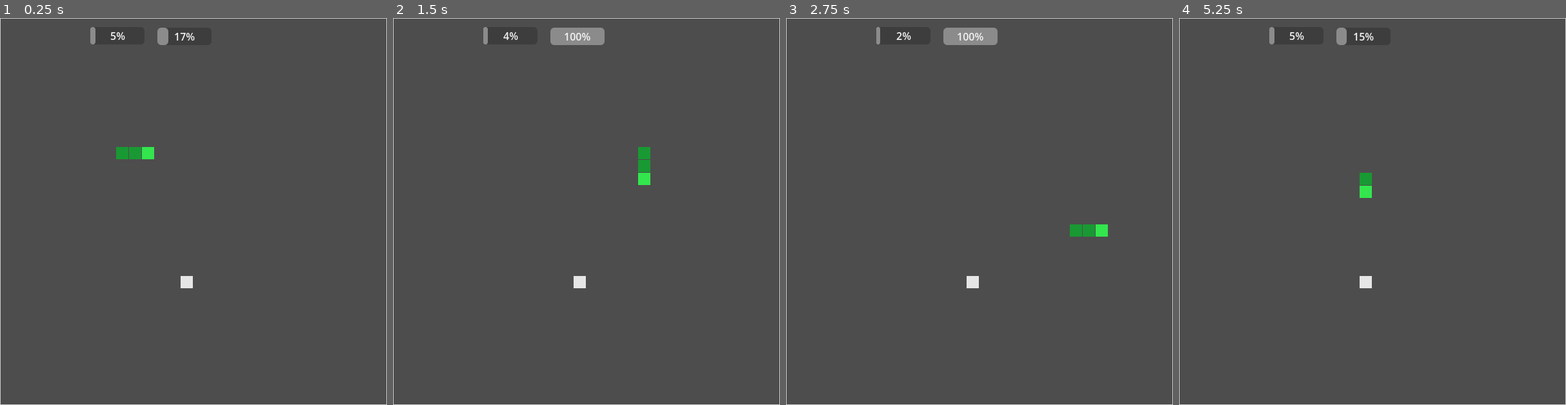
Above: before the commit, frames 1-4 (left to right).
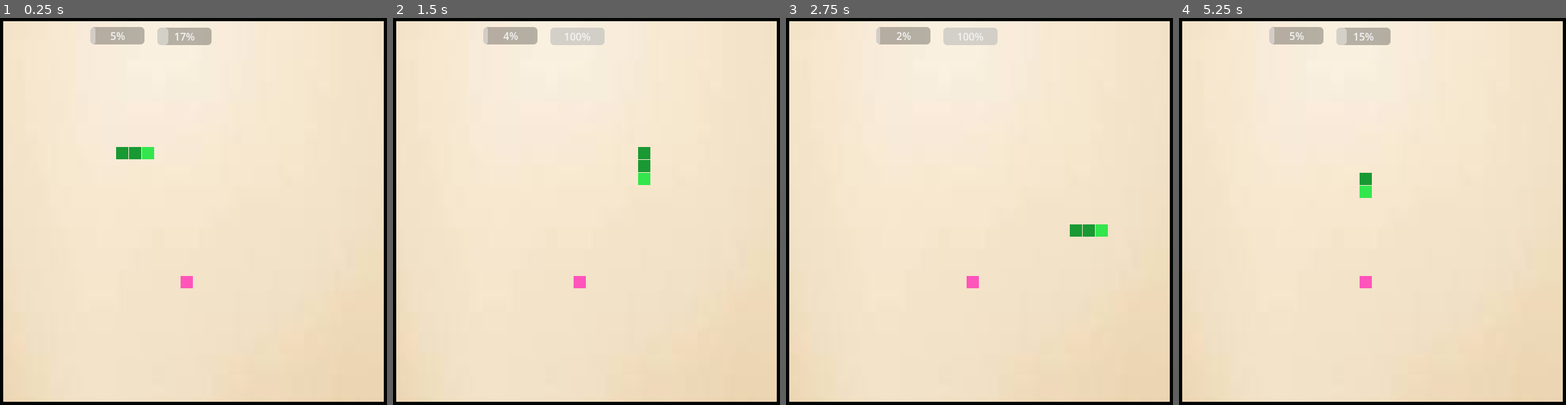
Above: after the commit, the same moments.

Repository: ansh33430w/snake-that-shrinks
Game: Godot game, scene res://main.tscn
Two runs of this game, one before a commit and one after it. Both use one fixed random seed, a clock stepped at 60 frames per second and the inputs below. The project has no main scene, so this scene is started directly.
Inputs (mouse positions are in pixels of both pictures, inside the frame that each line leads up to):
- Up to frame 1 (0.25 s): no input
- Up to frame 2 (1.5 s): tap Enter (ui_accept) at 0.5, 0.6, 0.77, 1.07 s; move the mouse to (671, 192) at 0.52 s; hold Right (ui_right) 0.53-1.28 s; click (671, 192) at 0.67 s; move the mouse to (509, 230) at 1.27 s; hold Down (ui_down) from 1.28 s (still down); tap Alt at 1.35 s
- Up to frame 3 (2.75 s): tap Enter (ui_accept) at 1.52, 1.55, 1.82, 2.3 s; move the mouse to (1018, 126) at 2.02 s; release Down (ui_down) at 2.03 s; hold Right (ui_right) from 2.03 s (still down); tap Shift at 2.1 s
- Up to frame 4 (5.25 s): move the mouse to (1353, 288) at 2.77 s; release Right (ui_right) at 2.78 s; hold Up (ui_up) 2.78-3.53 s; tap Enter (ui_accept) at 2.85, 3.02, 3.32, 3.77, 3.8, 4.07, 4.52, 4.55, 4.82, 5.1 s; click (1353, 288) at 2.92 s; move the mouse to (1488, 269) at 3.52 s; hold Left (ui_left) 3.53-5.03 s; tap Alt at 3.6 s; move the mouse to (1256, 153) at 4.27 s; tap Shift at 4.35 s; move the mouse to (1391, 211) at 5.02 s; hold Down (ui_down) from 5.03 s (still down); click (1391, 211) at 5.17 s

The runs differ from the first frame. In frame 1, 100% of the frame differs, in the area x 0-100%, y 0-100%; in frame 2, 100%; in frame 3, 100%; in frame 4, 100%.

Commit message:
added background for both and changed wall and food color

Diff:
--- a/main.gd
+++ b/main.gd
@@ -120,8 +120,11 @@
 
 
 func _draw() -> void:
-	draw_rect(Rect2(0,0,g_width*gridsize,g_hieght*gridsize),Color(0.8,0.8,0.8),false,2.0)
-	draw_rect(Rect2(food.x*gridsize , food.y*gridsize ,gridsize-1 ,gridsize-1),Color(0.9,0.9,0.9))
+	var wallcol = Color(0.011, 0.021, 0.012, 1.0)
+	if timerA > timerAmax-1:
+		wallcol = Color(.9,.2,.2)
+	draw_rect(Rect2(0,0,g_width*gridsize,g_hieght*gridsize),wallcol,false,10)
+	draw_rect(Rect2(food.x*gridsize , food.y*gridsize ,gridsize-1 ,gridsize-1),Color(1.17, 0.329, 0.731, 1.0))
 	for i in snake.size():
 		var seg = snake[i]
 		var color = Color(0.2,0.9,0.3) if i ==0 else Color(0.1,0.6,0.2)
--- a/main.tscn
+++ b/main.tscn
@@ -1,6 +1,7 @@
 [gd_scene format=3 uid="uid://nqrsil8omptw"]
 
 [ext_resource type="Script" uid="uid://7bp5adfi46y7" path="res://main.gd" id="1_ig7tw"]
+[ext_resource type="Texture2D" uid="uid://dulkeivbrqb3o" path="res://hg.jpeg" id="2_0xm2m"]
 
 [sub_resource type="FontVariation" id="FontVariation_ig7tw"]
 
@@ -8,6 +9,12 @@
 
 [node name="main" type="Node2D" unique_id=1887750624]
 script = ExtResource("1_ig7tw")
+
+[node name="TextureRect" type="TextureRect" parent="." unique_id=1553045383]
+z_index = -5
+offset_right = 627.0
+offset_bottom = 602.0
+texture = ExtResource("2_0xm2m")
 
 [node name="Camera2D" type="Camera2D" parent="." unique_id=1727664209]
 position = Vector2(300, 296)
--- a/mainmenu.tscn
+++ b/mainmenu.tscn
@@ -1,6 +1,7 @@
 [gd_scene format=3 uid="uid://cpb7nadskwtld"]
 
 [ext_resource type="Script" uid="uid://3qlm6fwetyca" path="res://mainmenu.gd" id="1_cmhrf"]
+[ext_resource type="Texture2D" uid="uid://pi26uvtgb7p6" path="res://Untitled.jpeg" id="2_d2nv2"]
 
 [sub_resource type="SystemFont" id="SystemFont_d2nv2"]
 font_names = PackedStringArray("Noto Sans Elymaic", "MathJax_Fraktur", "")
@@ -9,6 +10,12 @@
 layout_mode = 3
 anchors_preset = 0
 script = ExtResource("1_cmhrf")
+
+[node name="TextureRect" type="TextureRect" parent="." unique_id=499539223]
+layout_mode = 0
+offset_right = 597.0
+offset_bottom = 602.0
+texture = ExtResource("2_d2nv2")
 
 [node name="start" type="Button" parent="." unique_id=966207174]
 layout_mode = 0
Binary file added: Untitled.jpeg
Not shown, added: Untitled.jpeg.import
Binary file added: hg.jpeg
Not shown, added: hg.jpeg.import
